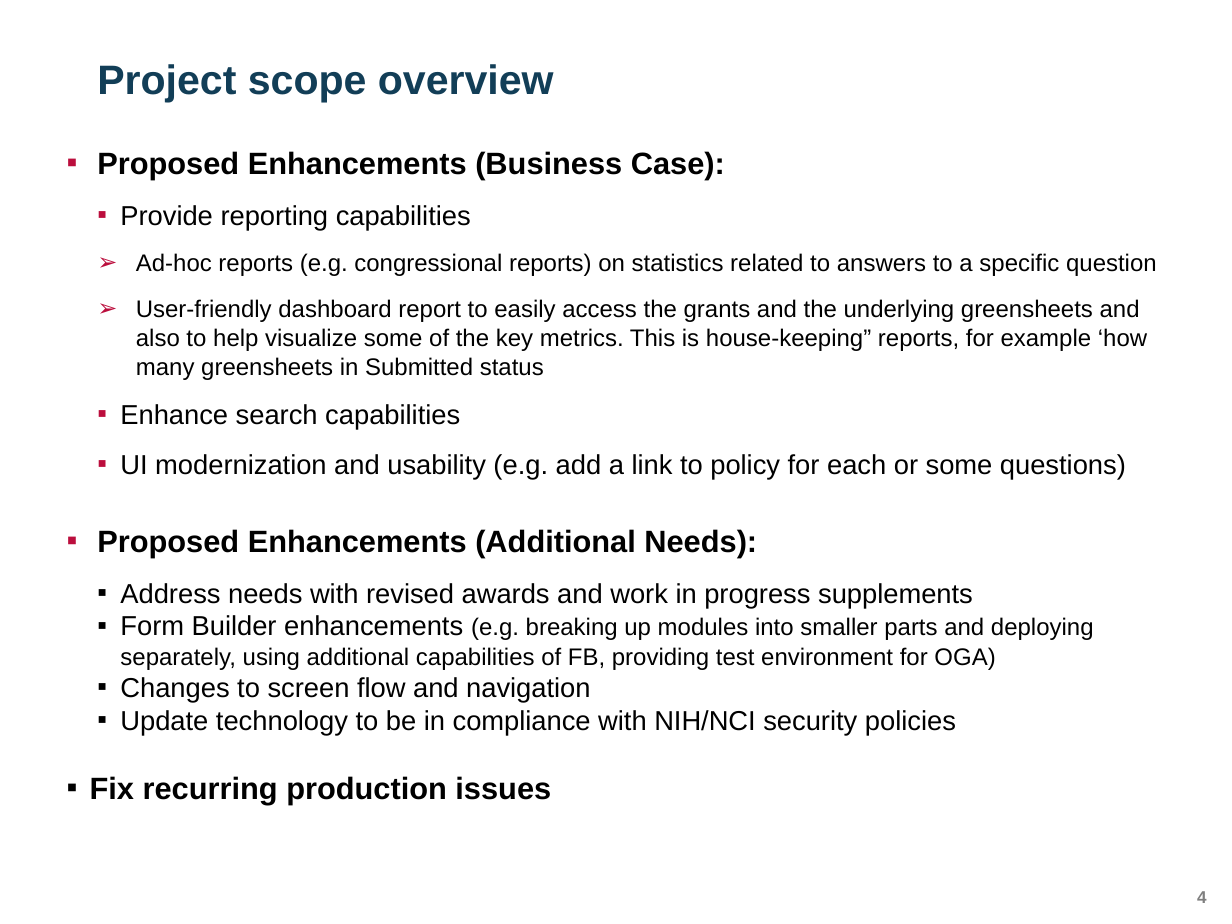
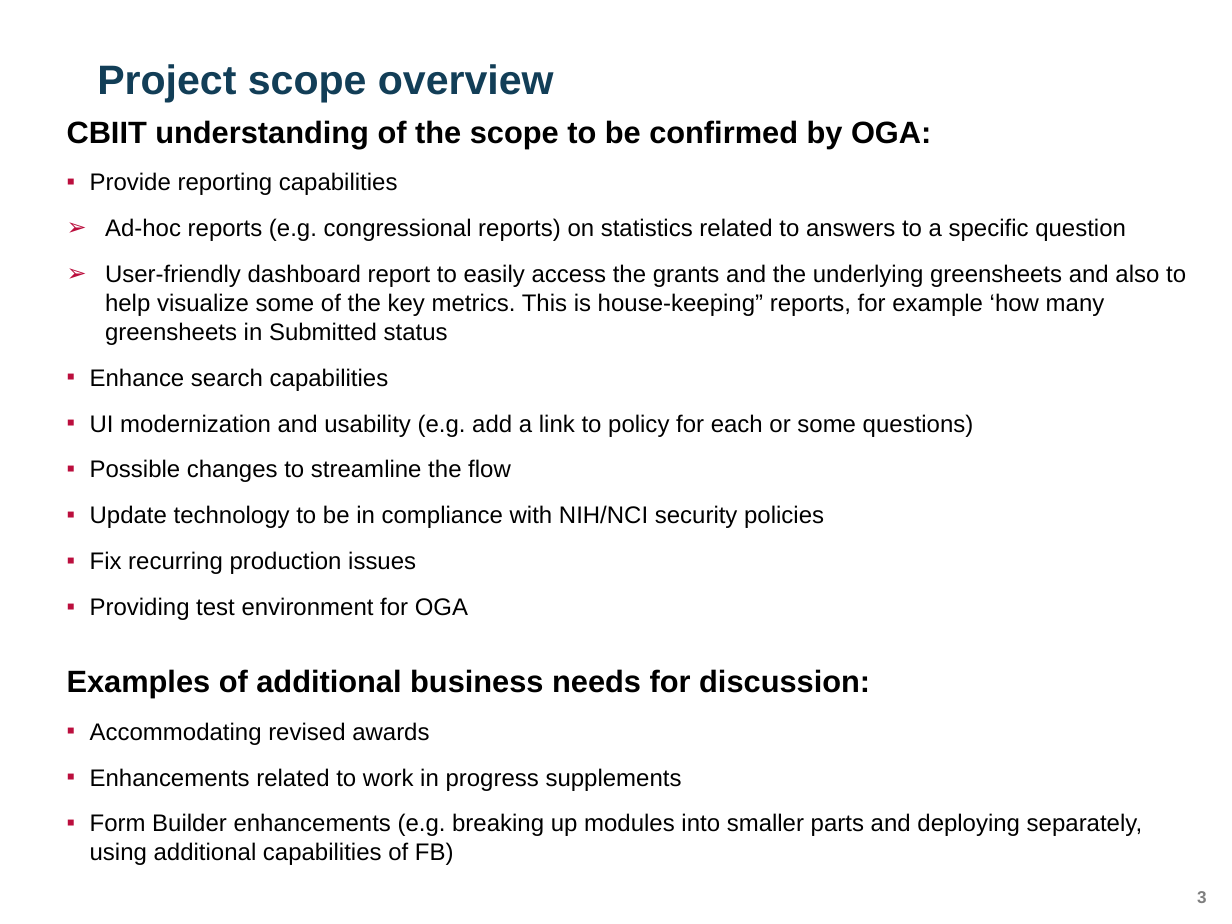
Before and after one commit to yaoh4/greensheets_classic, a slide deck: slide 3 of Requirements/Presentations/GreenSheets OGA presentation_version 2.pptx (slide 4 before the commit). Drawn at 1232x924 pixels with LibreOffice and Linux fonts; fonts in the diff are those of the drawing; background and template pictures are left out. Boxes give left, top, right and bottom in pixels: in the first picture for what was removed or moved away, otherwise in the second. Text is boxed around its words. In the diff, an @@ line names an element or a change of style, - is before the commit and + after.

```diff
--- a/Requirements/Presentations/GreenSheets OGA presentation_version 2.pptx
+++ b/Requirements/Presentations/GreenSheets OGA presentation_version 2.pptx
@@ text "CBIIT understanding of the scope ...": place and size @@
-text "CBIIT understanding of the scope ..." at [90, 151, 1157, 805]
+text "CBIIT understanding of the scope ..." at [67, 120, 1186, 865]
@@ text at [67, 120, 931, 149]: text changed @@
-▪ Proposed Enhancements (Business Case):
+CBIIT understanding of the scope to be confirmed by OGA:
@@ text at [90, 172, 1186, 574]: size 16 to 14 pt in "Provide reporting capabilities", "Enhance search capabilities", "UI modernization and usability (e.g. add a ...", "Update technology to be in compliance with ..."; size 18 to 14 pt, bold off in "Fix recurring production issues"; list level 5 to 4 in "Provide reporting capabilities"; list level 5 to 4 in "Ad-hoc reports (e.g. congressional reports) ..."; list level 5 to 4 in "User-friendly dashboard report to easily ..."; list level 5 to 4 in "Enhance search capabilities"; list level 5 to 4 in "UI modernization and usability (e.g. ..."; list level 5 to 4 in "Update technology to be in ..."; more space between paragraphs @@
@@ text at [90, 459, 511, 482]: text changed @@
-        ▪ Proposed Enhancements (Additional Needs):
-        ▪ Address needs with revised awards and work in progress supplements
-        ▪ Form Builder enhancements (e.g. breaking up modules into smaller parts and deploying separately, using additional capabilities of FB, providing test environment for OGA)
-        ▪ Changes to screen flow and navigation
+      ▪ Possible changes to streamline the flow
@@ text at [67, 597, 1143, 865]: paragraphs added @@
+      ▪ Providing test environment for OGA
+        Examples of additional business needs for discussion:
+      ▪ Accommodating revised awards
+      ▪ Enhancements related to work in progress supplements
+      ▪ Form Builder enhancements (e.g. breaking up modules into smaller parts and deploying separately, using additional capabilities of FB)
@@ page number at [1197, 891, 1207, 903]: text changed @@
-4
+3
```
Also in this commit, not shown: 3 other slides changed, 1 slide removed.
